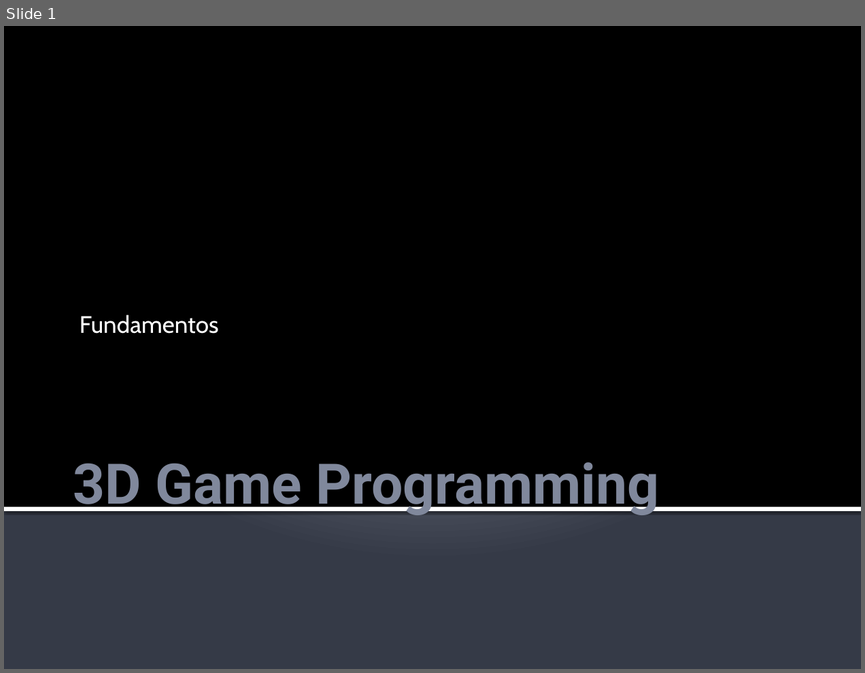
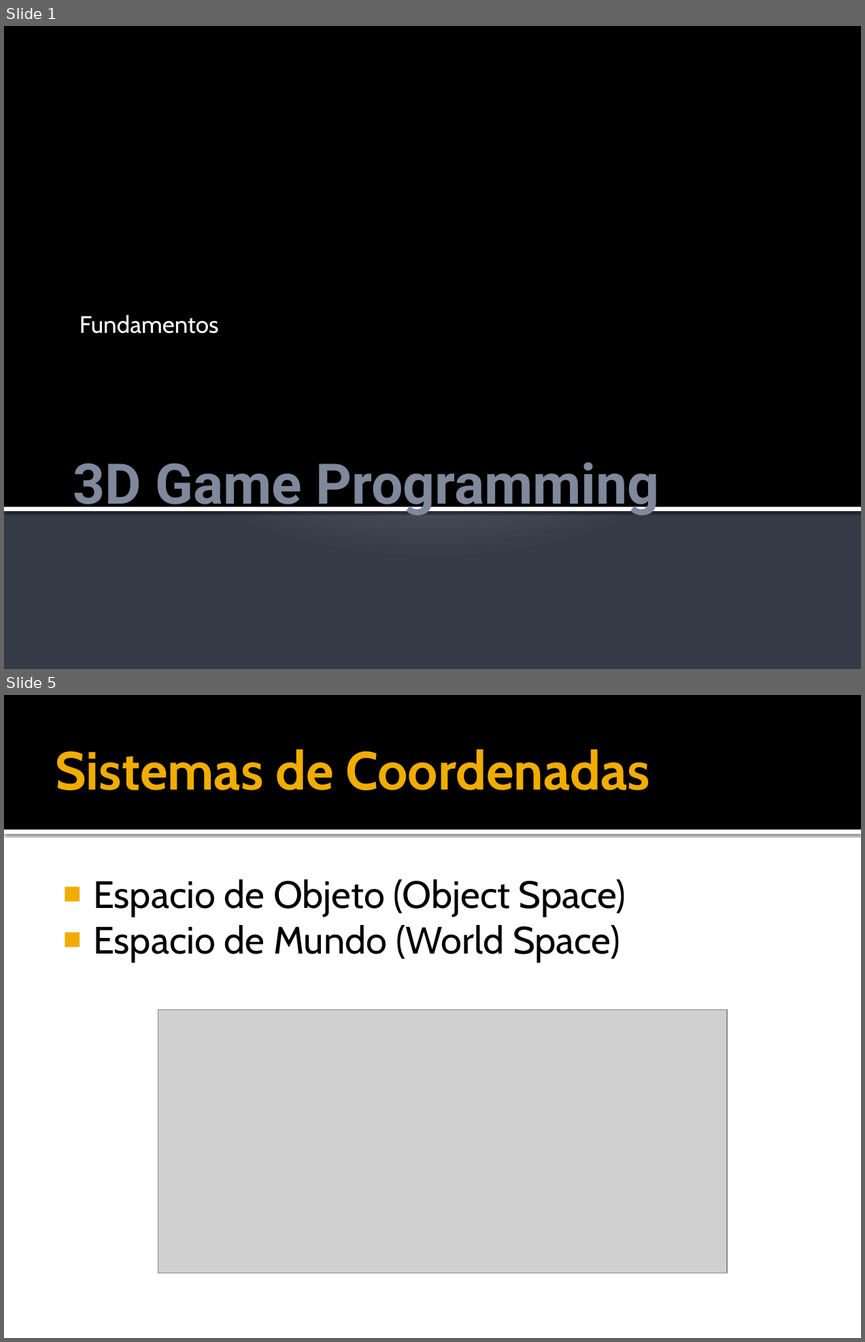
Before and after one commit to kringol/java3dengine, a slide deck: teoria/j3dEngine_chapter2.pptx. Shown one above the other, each under a label of ours: slide 1 before the commit, slides 1 and 5 after it; the slides between them are not shown. The pictures are 865x673 and 865x1342 pixels, drawn with LibreOffice and Linux fonts; fonts in the diff are those of the drawing; grey boxes stand for pictures. Boxes give left, top, right and bottom in pixels: in the first picture for what was removed or moved away, otherwise in the second. Text is boxed around its words. In the diff, an @@ line names an element or a change of style, - is before the commit and + after.

```diff
--- a/teoria/j3dEngine_chapter2.pptx
+++ b/teoria/j3dEngine_chapter2.pptx
@@ slide 5 added at [4, 695, 861, 1338], background #FFFFFF @@
@@ rectangle added at [4, 695, 861, 830], fill #000000 @@
@@ title added at [56, 749, 650, 790], 45 pt, text #F0AD00, bold @@
+Sistemas de Coordenadas
@@ rectangle added at [4, 830, 861, 834], fill #FFFFFF @@
@@ text added at [93, 879, 626, 962], 32 pt, text #000000 @@
+■ Espacio de Objeto (Object Space)
+■ Espacio de Mundo (World Space)
@@ picture added at [158, 1009, 727, 1272] @@
```
Also in this commit, not shown: 1 slide changed, 15 other slides added.
